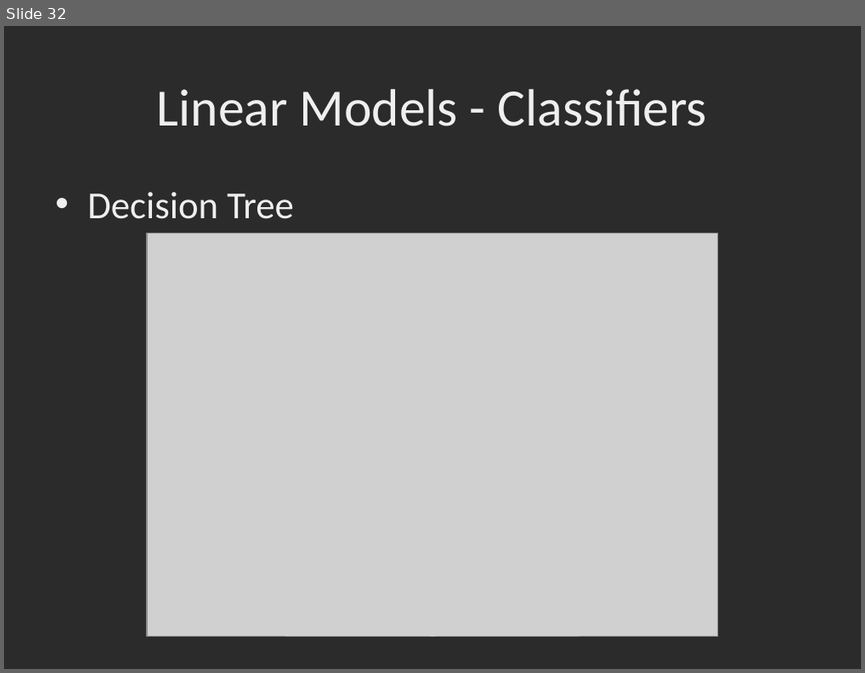
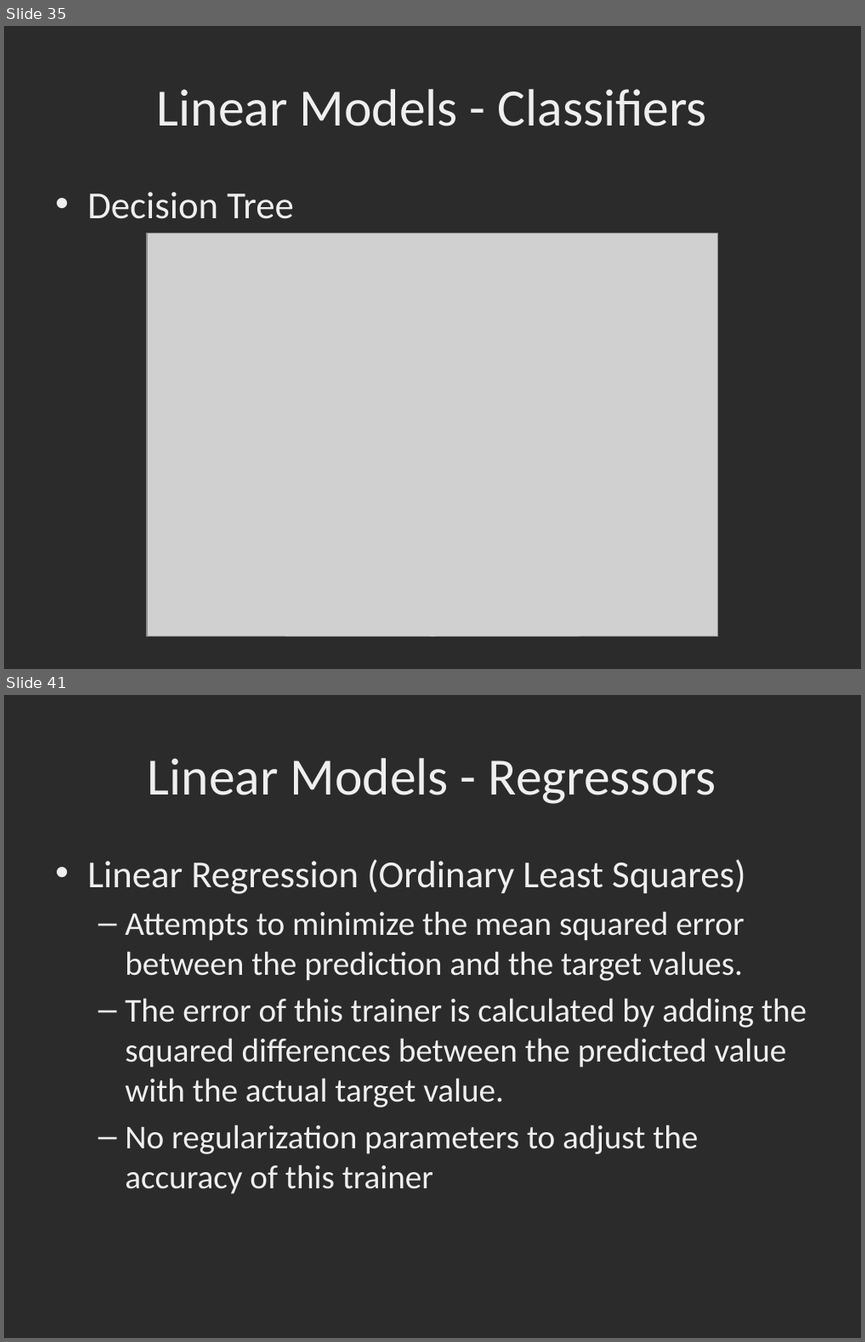
Before and after one commit to dbowmans46/PracticalProgramming, a slide deck: Session 7 - Python/Instructional Material/Session 7 - Python Brief Intro to Machine Learning with Scikit Learn.pptx. Shown one above the other, each under a label of ours: slide 32 before the commit, slides 35 and 41 after it; the slides between them are not shown. The pictures are 865x673 and 865x1342 pixels, drawn with LibreOffice and Linux fonts; fonts in the diff are those of the drawing; grey boxes stand for pictures; background and template pictures are left out; a plain dark background stands for a picture behind light text. Boxes give left, top, right and bottom in pixels: in the first picture for what was removed or moved away, otherwise in the second. Text is boxed around its words. In the diff, an @@ line names an element or a change of style, - is before the commit and + after.

Commit message:
Added slides for linear regressor, ridge, and lasso.  Added more classifiers to go over.

```diff
--- a/Session 7 - Python/Instructional Material/Session 7 - Python Brief Intro to Machine Learning with Scikit Learn.pptx
+++ b/Session 7 - Python/Instructional Material/Session 7 - Python Brief Intro to Machine Learning with Scikit Learn.pptx
@@ slide 41 added at [4,695,861,1338], background picture (left out) @@
@@ title added at [148,758,716,804], 44 pt, text #EFEFEF @@
+Linear Models - Regressors
@@ text added at [87,859,806,1194], 28 pt, text #EFEFEF @@
+• Linear Regression (Ordinary Least Squares)
+  – Attempts to minimize the mean squared error between the prediction and the target values.
+  – The error of this trainer is calculated by adding the squared differences between the predicted value with the actual target value.
+  – No regularization parameters to adjust the accuracy of this trainer
@@ what was slide 32 is now slide 35 @@
```
Also in this commit, not shown: 6 slides changed, 17 other slides added.
